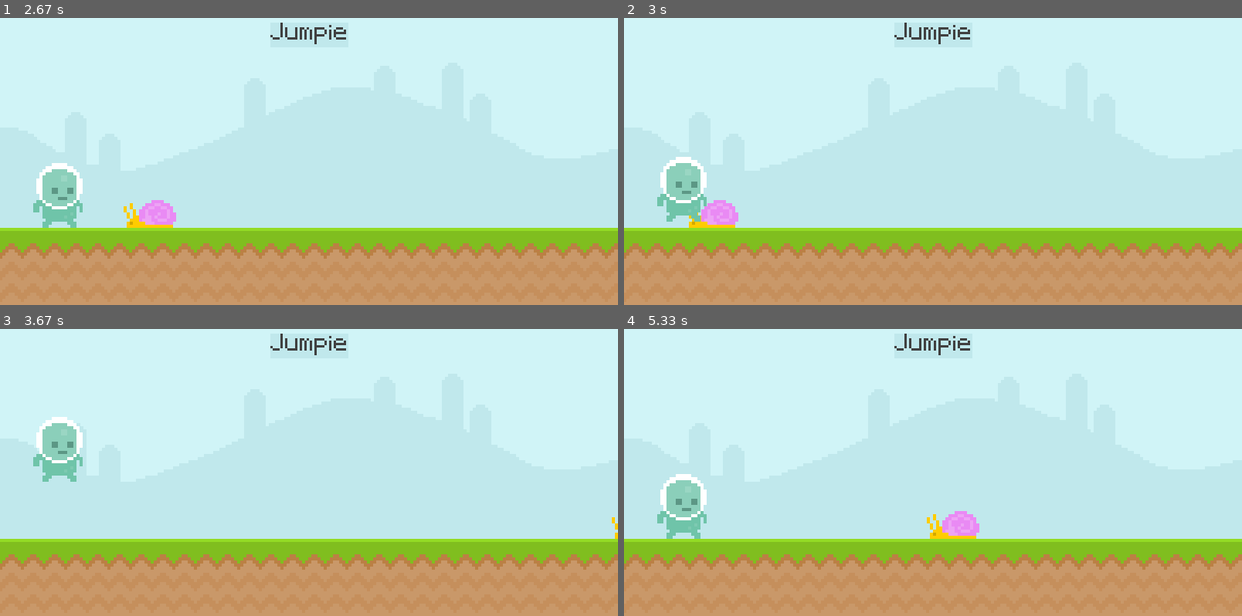
Above: before the commit, frames 1-4 (two rows, left to right).
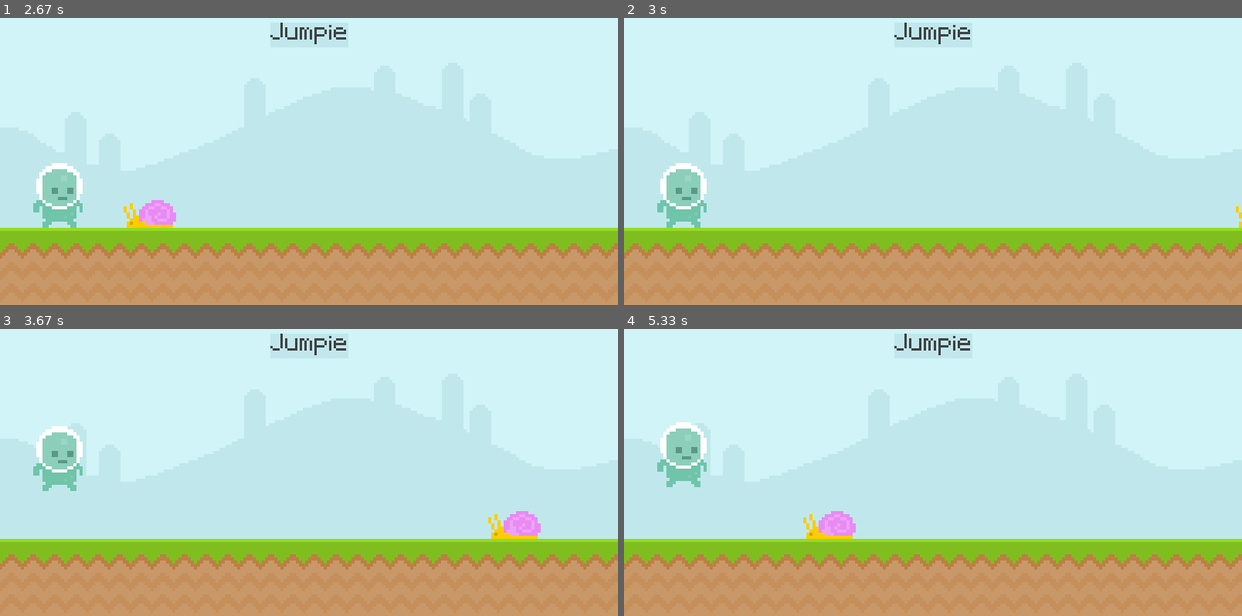
Above: after the commit, the same moments.

Repository: BorisKlco/pygame.Jumpie
Game: pygame game, started from main.py
Two runs of this game, one before a commit and one after it. Both use one fixed random seed, a clock stepped at 60 frames per second and the inputs below.
Inputs:
- Up to frame 1 (2.67 s): tap Space at 0.33, 0.73, 1.03, 1.23, 1.57, 1.87, 2.07, 2.37, 2.63 s
- Up to frame 2 (3 s): tap Space at 2.97 s
- Up to frame 3 (3.67 s): tap Space at 3.27, 3.4 s
- Up to frame 4 (5.33 s): tap Space at 3.8, 4.1, 4.47, 4.87, 5.17 s

Frame 1 is identical in both runs. In frame 2, 1.4% of the frame differs, in the area x 5-100%, y 48-74%; in frame 3, 1.7%; in frame 4, 3.8%, in the area x 5-58%, y 32-74%.

Commit message:
Game active status

Diff:
--- a/main.py
+++ b/main.py
@@ -8,6 +8,7 @@
 font = pygame.font.Font("assets/font/Pixeltype.ttf", 50)
 mainColor = "#c0e8ec"
 scoreColor = (64, 64, 64)
+gameActive = True
 playerGrav = 0
 jumpCount = 0
 
@@ -20,7 +21,8 @@
 snailSur = pygame.image.load("assets/snail/snail1.png").convert_alpha()
 snailBox = snailSur.get_rect(bottomleft=(800, 300))
 
-playerSur = pygame.image.load("assets/player/player_walk_1.png").convert_alpha()
+playerSur = pygame.image.load(
+    "assets/player/player_walk_1.png").convert_alpha()
 playerBox = playerSur.get_rect(midbottom=(75, 300))
 
 while True:
@@ -29,30 +31,39 @@
             pygame.quit()
             exit()
         if event.type == pygame.KEYDOWN:
-            if jumpCount < 2:
+            if gameActive == True:
+                if jumpCount < 2:
+                    if event.key == pygame.K_SPACE:
+                        playerGrav = -4
+                        jumpCount += 1
+            else:
                 if event.key == pygame.K_SPACE:
-                    playerGrav = -4
-                    jumpCount += 1
+                    gameActive = True
 
-    # baseAssets
-    screen.blit(skySur, (0, 0))
-    screen.blit(groundSur, (0, 300))
-    pygame.draw.rect(screen, mainColor, scoreBox)
-    screen.blit(score, scoreBox)
+    if gameActive == True:
+        screen.blit(skySur, (0, 0))
+        screen.blit(groundSur, (0, 300))
+        pygame.draw.rect(screen, mainColor, scoreBox)
+        screen.blit(score, scoreBox)
 
-    # gameAssets
-    snailBox.x -= 4
-    if snailBox.right <= 0:
-        snailBox.left = 800
-    screen.blit(snailSur, snailBox)
+        snailBox.x -= 4
+        if snailBox.right <= 0:
+            snailBox.left = 800
+        screen.blit(snailSur, snailBox)
 
-    playerGrav += 0.20
-    playerBox.y += playerGrav
-    if playerBox.bottom >= 300:
-        playerGrav = 0
-        jumpCount = 0
-        playerBox.bottom = 300
-    screen.blit(playerSur, playerBox)
+        playerGrav += 0.20
+        playerBox.y += playerGrav
+        if playerBox.bottom >= 300:
+            playerGrav = 0
+            jumpCount = 0
+            playerBox.bottom = 300
+        screen.blit(playerSur, playerBox)
+
+        if snailBox.colliderect(playerBox):
+            gameActive = False
+            snailBox.left = 800
+    else:
+        screen.fill(mainColor)
 
     pygame.display.update()
     clock.tick(60)
